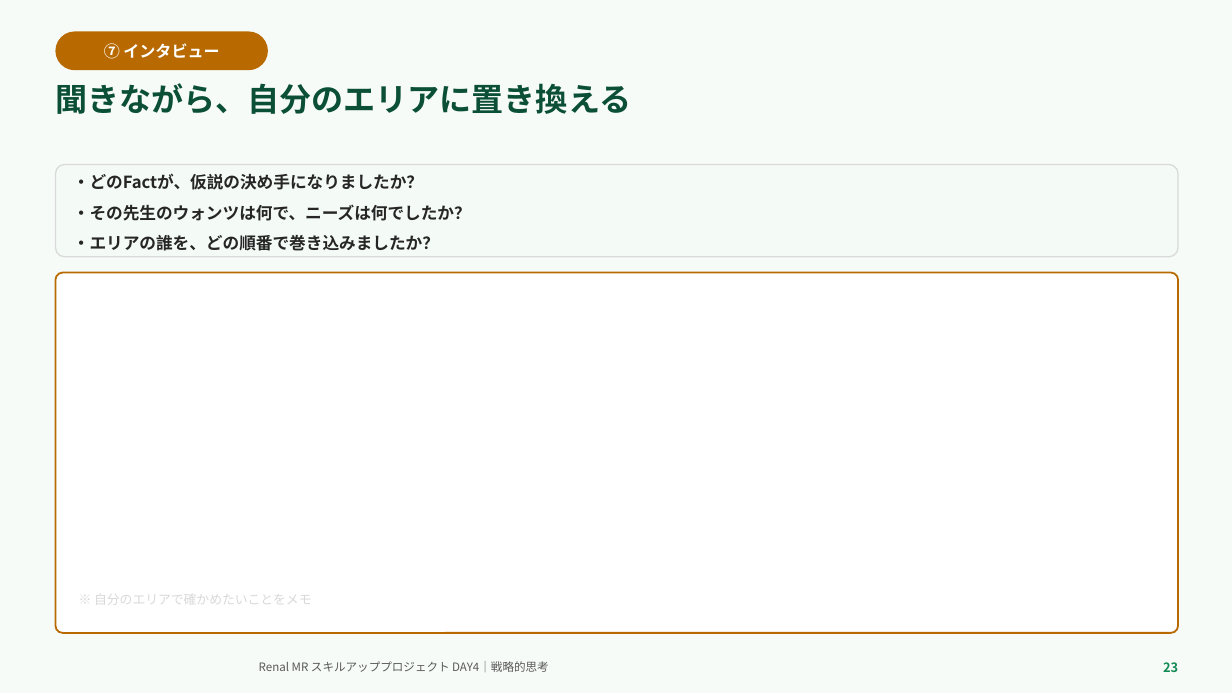
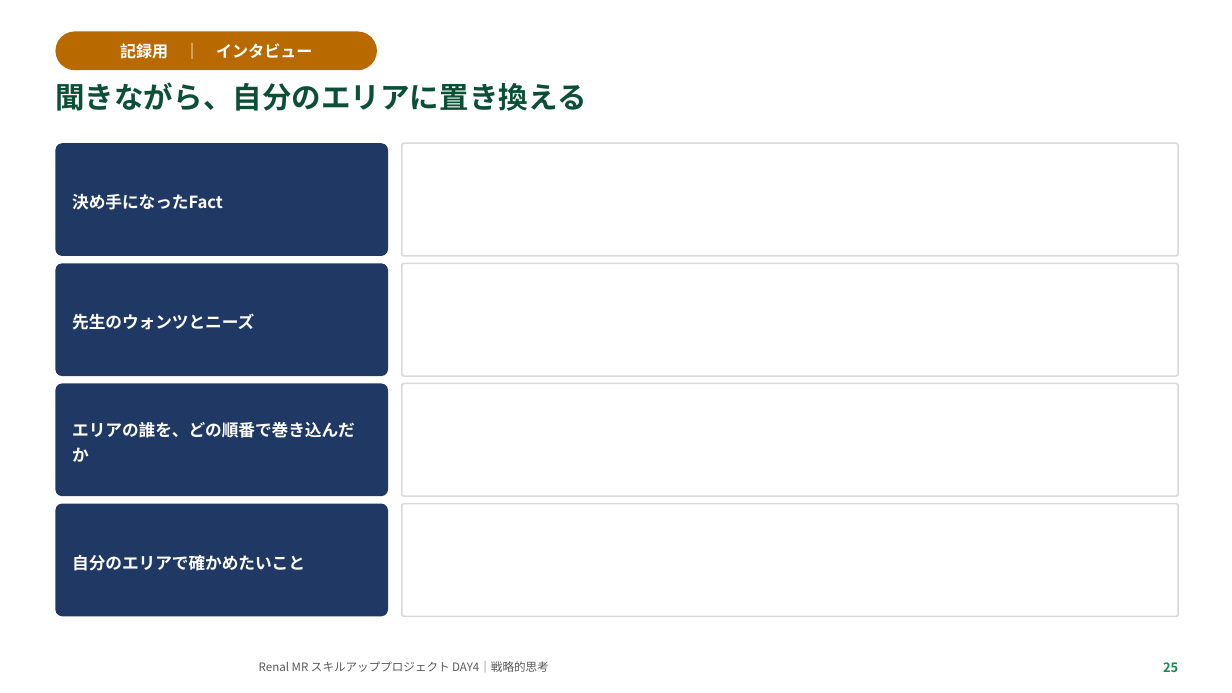
Before and after one commit to TAKUYA-1187/Claude, a slide deck: slide 25 of novartis_training/DAY4_ちょっと分かるだけで世界が変わる.pptx (slide 23 before the commit). Drawn at 1232x693 pixels with LibreOffice and Linux fonts; fonts in the diff are those of the drawing; background and template pictures are left out. Boxes give left, top, right and bottom in pixels: in the first picture for what was removed or moved away, otherwise in the second. Text is boxed around its words. In the diff, an @@ line names an element or a change of style, - is before the commit and + after.

```diff
--- a/novartis_training/DAY4_ちょっと分かるだけで世界が変わる.pptx
+++ b/novartis_training/DAY4_ちょっと分かるだけで世界が変わる.pptx
@@ rectangle removed at box(0, 0, 1232, 693) @@
@@ rectangle added at box(0, 0, 1232, 693), fill #FFFFFF @@
@@ rounded rectangle "記録用 ｜ インタビュー": place and size @@
-rounded rectangle "記録用 ｜ インタビュー" at box(55, 31, 268, 70)
+rounded rectangle "記録用 ｜ インタビュー" at box(55, 31, 377, 70)
@@ text in rounded rectangle at box(120, 41, 312, 62): text changed @@
-⑦ インタビュー
+記録用 ｜ インタビュー
@@ text "聞きながら、自分のエリアに置き換える" at box(55, 82, 586, 111): size 25 to 23 pt @@
@@ rounded rectangle added at box(55, 143, 388, 256), fill #1F3864, 13 pt, text #FFFFFF, bold @@
+決め手になったFact
@@ rounded rectangle added at box(402, 143, 1178, 256), fill #FFFFFF, outline #D9D9D9 1.2 pt @@
@@ rounded rectangle removed at box(55, 165, 1178, 257) @@
-・どのFactが、仮説の決め手になりましたか？
-・その先生のウォンツは何で、ニーズは何でしたか？
-・エリアの誰を、どの順番で巻き込みましたか？
@@ rounded rectangle added at box(55, 263, 388, 376), fill #1F3864, 13 pt, text #FFFFFF, bold @@
+先生のウォンツとニーズ
@@ rounded rectangle added at box(402, 263, 1178, 376), fill #FFFFFF, outline #D9D9D9 1.2 pt @@
@@ rounded rectangle removed at box(55, 273, 1178, 633) @@
@@ rounded rectangle added at box(55, 384, 388, 496), fill #1F3864, 13 pt, text #FFFFFF, bold @@
+エリアの誰を、どの順番で巻き込んだか
@@ rounded rectangle added at box(402, 384, 1178, 496), fill #FFFFFF, outline #D9D9D9 1.2 pt @@
@@ rounded rectangle "自分のエリアで確かめたいこと": place and size @@
-rounded rectangle "自分のエリアで確かめたいこと" at box(94, 589, 311, 608)
+rounded rectangle "自分のエリアで確かめたいこと" at box(55, 504, 388, 616)
@@ rounded rectangle "自分のエリアで確かめたいこと" at box(55, 504, 388, 616): vertical alignment top to middle; fill none to #1F3864 @@
@@ rounded rectangle added at box(402, 504, 1178, 616), fill #FFFFFF, outline #D9D9D9 1.2 pt @@
@@ text in rounded rectangle at box(72, 555, 305, 571): text changed; size 10 to 13 pt; text colour #D9D9D9 to #FFFFFF; bold on @@
-※ 自分のエリアで確かめたいことをメモ
+自分のエリアで確かめたいこと
@@ text at box(1163, 662, 1178, 672): text changed @@
-23
+25
```
Also in this commit, not shown: 15 other slides changed, 6 slides added, 4 slides removed, 2 other files.
